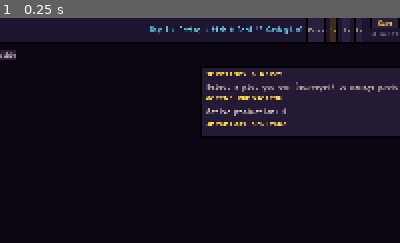
Above: before the commit, frame 1.
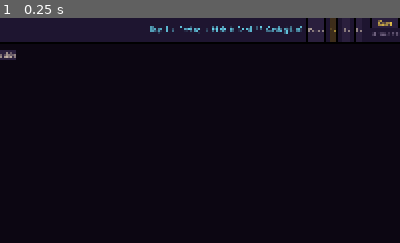
Above: after the commit, the same moment.

Repository: at6132/econ
Game: Godot game, scene res://scenes/Main.tscn
Two runs of this game, one before a commit and one after it. Both use one fixed random seed, a clock stepped at 60 frames per second and the inputs below. This scene is started directly instead of the project's main scene.
Inputs:
- Up to frame 1 (0.25 s): no input
The pictures show only the part of the screen within x 50-100%, y 0-50%; the shares and areas given below are measured in that part.

The runs differ from the first frame. In frame 1, 15% of the frame differs, in the area x 50-100%, y 22-53%.

Commit message:
refactor(godot): territory as right-edge overlay, drop fixed sidebar
Remove TerritorySidebar from Main layout. Open TerritoryPanel from nav with slide-in animation, plot locate, and full-width map footnote.

Co-authored-by: Cursor <cursoragent@cursor.com>

Diff:
--- a/realm_client/scenes/Main.gd
+++ b/realm_client/scenes/Main.gd
@@ -14,6 +14,7 @@
 const EconomicsPanelScene := preload("res://scenes/panels/EconomicsPanel.tscn")
 const TendersPanelScene := preload("res://scenes/panels/TendersPanel.tscn")
 const ProfilePanelScene := preload("res://scenes/panels/ProfilePanel.tscn")
+const TerritoryPanelScene := preload("res://scenes/panels/TerritoryPanel.tscn")
 
 const OVERLAY_LAYER := 32
 
@@ -22,7 +23,6 @@
 @onready var sub_viewport: SubViewport = $UILayer/UIRoot/MapViewport/SubViewport
 @onready var world_map: Node2D = $UILayer/UIRoot/MapViewport/SubViewport/WorldMap
 @onready var shell: CanvasLayer = $CommandShell
-@onready var sidebar: PanelContainer = $UILayer/UIRoot/TerritorySidebar
 var _overlay_bar: HBoxContainer
 
 var _active_overlay: Node = null
@@ -155,16 +155,7 @@
 	var top_h: float = 96.0
 	if shell.has_method("shell_top_height"):
 		top_h = float(shell.call("shell_top_height"))
-	var side_w: float = 400.0
-	if shell.has_method("sidebar_width"):
-		side_w = float(shell.call("sidebar_width"))
-	sidebar.set_anchors_preset(Control.PRESET_TOP_RIGHT)
-	sidebar.offset_left = -side_w
-	sidebar.offset_top = top_h
-	sidebar.offset_right = 0.0
-	sidebar.offset_bottom = 0.0
-	sidebar.z_index = 10
-	# Map fills the playfield; sidebar and slide-in panels draw on top (no hard clip).
+	# Map fills the playfield; slide-in panels draw on top (no hard clip).
 	map_viewport.z_index = 0
 	map_viewport.stretch = true
 	map_viewport.clip_children = CanvasItem.CLIP_CHILDREN_DISABLED
@@ -265,6 +256,7 @@
 			_open_bazaar()
 		return
 	if panel_name == "territory":
+		_toggle_overlay(TerritoryPanelScene)
 		return
 	if panel_name == "chronicle":
 		_toggle_overlay(ChroniclePanelScene)
@@ -400,8 +392,32 @@
 	_active_overlay = node
 	if node is CanvasLayer:
 		(node as CanvasLayer).layer = OVERLAY_LAYER
+	_wire_territory_panel_signals(node)
 	add_child(node)
 	node.tree_exited.connect(_on_overlay_tree_exited.bind(node), CONNECT_ONE_SHOT)
+
+
+func _wire_territory_panel_signals(node: Node) -> void:
+	if node.has_signal("plot_selected") and not node.is_connected("plot_selected", _on_territory_plot_selected):
+		node.plot_selected.connect(_on_territory_plot_selected)
+	if node.has_signal("plot_locate_requested") and not node.is_connected(
+		"plot_locate_requested", _on_territory_plot_locate
+	):
+		node.plot_locate_requested.connect(_on_territory_plot_locate)
+
+
+func _on_territory_plot_selected(plot_id: String, _plot_data: Dictionary) -> void:
+	_open_plot_detail(plot_id)
+
+
+func _on_territory_plot_locate(plot_id: String) -> void:
+	_close_active_overlay()
+	focus_plot_on_map(plot_id)
+
+
+func focus_plot_on_map(plot_id: String) -> void:
+	if world_map.has_method("focus_plot"):
+		world_map.call("focus_plot", plot_id)
 
 
 func _on_overlay_tree_exited(node: Node) -> void:
--- a/realm_client/scenes/Main.tscn
+++ b/realm_client/scenes/Main.tscn
@@ -1,10 +1,8 @@
-[gd_scene load_steps=6 format=3 uid="uid://realm_main"]
+[gd_scene load_steps=5 format=3 uid="uid://realm_main"]
 
 [ext_resource type="Script" path="res://scenes/Main.gd" id="1_main"]
 [ext_resource type="Script" path="res://scenes/WorldMap.gd" id="2_wm"]
 [ext_resource type="PackedScene" path="res://scenes/shell/CommandShell.tscn" id="3_shell"]
-[ext_resource type="PackedScene" path="res://scenes/shell/TerritorySidebar.tscn" id="4_sidebar"]
-
 [node name="Main" type="Node2D"]
 script = ExtResource("1_main")
 
@@ -46,10 +44,6 @@
 
 [node name="MarkersLayer" type="Node2D" parent="UILayer/UIRoot/MapViewport/SubViewport/WorldMap"]
 
-[node name="TerritorySidebar" parent="UILayer/UIRoot" instance=ExtResource("4_sidebar")]
-layout_mode = 0
-mouse_filter = 0
-
 [node name="CommandShell" parent="." instance=ExtResource("3_shell")]
 
 [node name="PanelRoot" type="CanvasLayer" parent="."]
--- a/realm_client/scenes/panels/TerritoryPanel.gd
+++ b/realm_client/scenes/panels/TerritoryPanel.gd
@@ -1,10 +1,11 @@
 extends CanvasLayer
-## Owned plots list — opens from HUD Territory; slides in from the left.
+## Owned plots list — opens from HUD Territory; slides in from the right (same as other overlays).
 
 signal plot_selected(plot_id: String, plot_data: Dictionary)
-
-const PANEL_WIDTH := 380.0
-const HUD_BAR_TOP := 56.0
+signal plot_locate_requested(plot_id: String)
+
+const PANEL_WIDTH := 400.0
+const HUD_TOP := 96.0
 
 @onready var panel: Panel = %Panel
 @onready var close_btn: Button = %CloseBtn
@@ -23,9 +24,7 @@
 
 func _ready() -> void:
 	_apply_theme()
-	var vp := get_viewport().get_visible_rect().size
-	panel.position = Vector2(-PANEL_WIDTH, HUD_BAR_TOP)
-	panel.size = Vector2(PANEL_WIDTH, vp.y - HUD_BAR_TOP)
+	_layout_panel()
 	close_btn.pressed.connect(close)
 	all_btn.pressed.connect(func() -> void: _set_filter("all"))
 	producing_btn.pressed.connect(func() -> void: _set_filter("producing"))
@@ -40,7 +39,7 @@
 	WorldState.player_updated.connect(_refresh_list)
 	get_viewport().size_changed.connect(_on_viewport_resized)
 	call_deferred("_sync_plot_list_width")
-	_slide_in()
+	SlidePanelAnim.slide_in(self, panel, _width_pct(), true)
 	# Initial fetch: cheap player payload; legacy /world keeps the map +
 	# market caches warm for other tabs that haven't been migrated yet.
 	API.get_world_player(func(p): WorldState.apply_player(p), WorldState.party_id)
@@ -71,9 +70,23 @@
 	btn.add_theme_color_override("font_color", Color(0.9, 0.88, 0.82))
 
 
+func _width_pct() -> float:
+	var vp_w := get_viewport().get_visible_rect().size.x
+	if vp_w <= 1.0:
+		return 0.22
+	return clampf(PANEL_WIDTH / vp_w, 0.15, 0.4)
+
+
+func _layout_panel() -> void:
+	SlidePanelAnim.layout_panel(panel, _width_pct(), HUD_TOP)
+
+
 func _on_viewport_resized() -> void:
+	_layout_panel()
 	var vp := get_viewport().get_visible_rect().size
-	panel.size = Vector2(PANEL_WIDTH, vp.y - HUD_BAR_TOP)
+	var w := SlidePanelAnim.panel_width(panel, _width_pct())
+	if panel.position.x < vp.x - w + 1.0:
+		panel.position.x = vp.x - w
 	_sync_plot_list_width()
 
 
@@ -83,16 +96,10 @@
 		plot_list.custom_minimum_size.x = w
 
 
-func _slide_in() -> void:
-	var tw := create_tween().set_trans(Tween.TRANS_CUBIC).set_ease(Tween.EASE_OUT)
-	tw.tween_property(panel, "position:x", 0.0, 0.25)
-
-
 func close() -> void:
-	var tw := create_tween().set_trans(Tween.TRANS_CUBIC).set_ease(Tween.EASE_IN)
-	tw.tween_property(panel, "position:x", -PANEL_WIDTH, 0.2)
-	await tw.finished
-	queue_free()
+	if not is_inside_tree():
+		return
+	SlidePanelAnim.slide_out(self, panel, _width_pct(), queue_free, true)
 
 
 func _set_filter(f: String) -> void:
@@ -170,48 +177,190 @@
 func _make_plot_row(ui: Dictionary) -> PanelContainer:
 	var pid := str(ui.get("id", ""))
 	var pc := PanelContainer.new()
-	var sb := StyleBoxFlat.new()
-	sb.bg_color = Color(0.1, 0.1, 0.12)
-	sb.set_content_margin_all(8)
-	sb.set_border_width_all(1)
-	sb.border_color = Color(0.85, 0.72, 0.2, 0.2)
-	pc.add_theme_stylebox_override("panel", sb)
-	var hbox := HBoxContainer.new()
-	hbox.size_flags_horizontal = Control.SIZE_EXPAND_FILL
-	pc.add_child(hbox)
-
-	var info := VBoxContainer.new()
-	info.size_flags_horizontal = Control.SIZE_EXPAND_FILL
-	info.size_flags_stretch_ratio = 1.0
-	var row1 := Label.new()
+	pc.size_flags_horizontal = Control.SIZE_EXPAND_FILL
+	pc.add_theme_stylebox_override("panel", _plot_card_stylebox())
+
+	var root := VBoxContainer.new()
+	root.size_flags_horizontal = Control.SIZE_EXPAND_FILL
+	root.add_theme_constant_override("separation", 6)
+	pc.add_child(root)
+
+	var header := HBoxContainer.new()
+	header.size_flags_horizontal = Control.SIZE_EXPAND_FILL
+	var title := Label.new()
+	title.text = "Plot %s" % pid
+	title.size_flags_horizontal = Control.SIZE_EXPAND_FILL
+	title.add_theme_font_size_override("font_size", 13)
+	title.add_theme_color_override("font_color", RealmColors.TEXT)
+	header.add_child(title)
+	var cell_n := _plot_cell_count(pid, ui)
+	var size_badge := Label.new()
+	size_badge.text = "%d cell%s" % [cell_n, "" if cell_n == 1 else "s"]
+	size_badge.add_theme_font_size_override("font_size", 10)
+	size_badge.add_theme_color_override("font_color", RealmColors.MAGIC)
+	header.add_child(size_badge)
+	root.add_child(header)
+
 	var terrain: String = str(ui.get("terrain", "?"))
-	var n: int = int(ui.get("buildings", []).size())
-	row1.text = "Plot %s · %s · %d building%s" % [pid, terrain.capitalize(), n, "s" if n != 1 else ""]
-	row1.autowrap_mode = TextServer.AUTOWRAP_WORD_SMART
-	row1.clip_text = true
-	row1.text_overrun_behavior = TextServer.OVERRUN_TRIM_ELLIPSIS
-	row1.size_flags_horizontal = Control.SIZE_EXPAND_FILL
-	row1.add_theme_color_override("font_color", Color(0.9, 0.88, 0.82))
-	info.add_child(row1)
-	var buildings: Array = ui.get("buildings", [])
-	if not buildings.is_empty():
-		var me := _min_efficiency(ui)
-		var eff_lbl := Label.new()
-		eff_lbl.text = "Min efficiency: %d%%" % me
-		eff_lbl.modulate = _eff_color(me)
-		eff_lbl.add_theme_font_size_override("font_size", 11)
-		info.add_child(eff_lbl)
-
-	hbox.add_child(info)
-
+	var tags: PackedStringArray = PackedStringArray([terrain.replace("_", " ").capitalize()])
+	if bool(ui.get("surveyed", false)):
+		tags.append("Surveyed")
+	if bool(ui.get("deep_surveyed", false)):
+		tags.append("Deep survey")
+	if ui.get("powered", true) == false:
+		tags.append("Off-grid")
+	var tag_lbl := Label.new()
+	tag_lbl.text = " · ".join(tags)
+	tag_lbl.add_theme_font_size_override("font_size", 11)
+	tag_lbl.add_theme_color_override("font_color", RealmColors.DIM)
+	tag_lbl.autowrap_mode = TextServer.AUTOWRAP_WORD_SMART
+	root.add_child(tag_lbl)
+
+	var loc_lbl := Label.new()
+	loc_lbl.text = "Location: %s" % _plot_location_summary(pid, ui)
+	loc_lbl.add_theme_font_size_override("font_size", 11)
+	loc_lbl.add_theme_color_override("font_color", RealmColors.DIM)
+	root.add_child(loc_lbl)
+
+	var fair_lbl := Label.new()
+	fair_lbl.text = "Fair value: …"
+	fair_lbl.add_theme_font_size_override("font_size", 12)
+	fair_lbl.add_theme_color_override("font_color", RealmColors.ACCENT)
+	root.add_child(fair_lbl)
+	_fetch_plot_fair_value(pid, fair_lbl)
+
+	var status := _plot_status_line(ui)
+	if not status.is_empty():
+		var status_lbl := Label.new()
+		status_lbl.text = status
+		status_lbl.add_theme_font_size_override("font_size", 11)
+		status_lbl.add_theme_color_override("font_color", RealmColors.MUTED)
+		status_lbl.autowrap_mode = TextServer.AUTOWRAP_WORD_SMART
+		root.add_child(status_lbl)
+
+	var btn_row := HBoxContainer.new()
+	btn_row.add_theme_constant_override("separation", 8)
+	btn_row.size_flags_horizontal = Control.SIZE_EXPAND_FILL
+	var locate_btn := Button.new()
+	locate_btn.text = "Show on map"
+	locate_btn.size_flags_horizontal = Control.SIZE_EXPAND_FILL
+	_style_btn(locate_btn)
+	locate_btn.pressed.connect(func() -> void: plot_locate_requested.emit(pid))
+	btn_row.add_child(locate_btn)
 	var open_btn := Button.new()
 	open_btn.text = "Open →"
-	open_btn.size_flags_horizontal = Control.SIZE_SHRINK_END
-	open_btn.custom_minimum_size.x = 64.0
+	open_btn.size_flags_horizontal = Control.SIZE_EXPAND_FILL
 	_style_btn(open_btn)
 	open_btn.pressed.connect(func() -> void: plot_selected.emit(pid, ui))
-	hbox.add_child(open_btn)
+	btn_row.add_child(open_btn)
+	root.add_child(btn_row)
 	return pc
+
+
+func _plot_card_stylebox() -> StyleBoxFlat:
+	var sb := StyleBoxFlat.new()
+	sb.bg_color = RealmColors.PANEL_DEEP
+	sb.set_content_margin_all(10)
+	sb.set_border_width_all(2)
+	sb.border_color = RealmColors.BORDER
+	sb.corner_radius_top_left = 4
+	sb.corner_radius_top_right = 4
+	sb.corner_radius_bottom_left = 4
+	sb.corner_radius_bottom_right = 4
+	sb.shadow_color = Color(0, 0, 0, 0.35)
+	sb.shadow_size = 2
+	sb.shadow_offset = Vector2(2, 2)
+	return sb
+
+
+func _plot_cell_count(plot_id: String, ui: Dictionary) -> int:
+	var p: Dictionary = WorldState.plots.get(plot_id, ui)
+	var cells_v: Variant = p.get("world_cells", [])
+	if cells_v is Array and not (cells_v as Array).is_empty():
+		return (cells_v as Array).size()
+	var n := 0
+	if not WorldState.world_cell_to_plot.is_empty():
+		for key in WorldState.world_cell_to_plot.keys():
+			if str(WorldState.world_cell_to_plot[key]) == plot_id:
+				n += 1
+	return maxi(n, 1)
+
+
+func _plot_location_summary(plot_id: String, ui: Dictionary) -> String:
+	var p: Dictionary = WorldState.plots.get(plot_id, ui)
+	var min_x := 1_000_000
+	var min_y := 1_000_000
+	var max_x := -1
+	var max_y := -1
+	var n := 0
+	var cells_v: Variant = p.get("world_cells", [])
+	if cells_v is Array and not (cells_v as Array).is_empty():
+		for c in cells_v as Array:
+			if not (c is Dictionary):
+				continue
+			var gx := WorldState.variant_to_int((c as Dictionary).get("x", 0), 0)
+			var gy := WorldState.variant_to_int((c as Dictionary).get("y", 0), 0)
+			min_x = mini(min_x, gx)
+			min_y = mini(min_y, gy)
+			max_x = maxi(max_x, gx)
+			max_y = maxi(max_y, gy)
+			n += 1
+	if n == 0 and not WorldState.world_cell_to_plot.is_empty():
+		for key in WorldState.world_cell_to_plot.keys():
+			if str(WorldState.world_cell_to_plot[key]) != plot_id:
+				continue
+			var parts: PackedStringArray = str(key).split(",")
+			if parts.size() != 2:
+				continue
+			var gx := int(parts[0])
+			var gy := int(parts[1])
+			min_x = mini(min_x, gx)
+			min_y = mini(min_y, gy)
+			max_x = maxi(max_x, gx)
+			max_y = maxi(max_y, gy)
+			n += 1
+	if n == 0:
+		return "Grid (%d, %d)" % [
+			WorldState.variant_to_int(p.get("x", 0), 0),
+			WorldState.variant_to_int(p.get("y", 0), 0),
+		]
+	if min_x == max_x and min_y == max_y:
+		return "(%d, %d)" % [min_x, min_y]
+	return "(%d, %d) – (%d, %d)" % [min_x, min_y, max_x, max_y]
+
+
+func _plot_status_line(ui: Dictionary) -> String:
+	var parts: PackedStringArray = PackedStringArray()
+	var n_bld: int = int(ui.get("buildings", []).size())
+	parts.append("%d building%s" % [n_bld, "" if n_bld == 1 else "s"])
+	var pid := str(ui.get("id", ""))
+	if _plot_has_running_production(pid):
+		parts.append("Producing")
+	else:
+		parts.append("Idle")
+	var me := _min_efficiency(ui)
+	if n_bld > 0:
+		parts.append("Eff %d%%" % me)
+	var dens := float(WorldState.population_density_map.get(pid, 0.0))
+	if dens > 0.01:
+		parts.append("Pop %.0f%%" % (dens * 100.0))
+	return " · ".join(parts)
+
+
+func _fetch_plot_fair_value(plot_id: String, fair_lbl: Label) -> void:
+	API.get_plot_value(
+		plot_id,
+		func(data: Dictionary) -> void:
+			if not is_instance_valid(fair_lbl):
+				return
+			if WorldState.is_api_error_payload(data):
+				fair_lbl.text = "Fair value: —"
+				fair_lbl.add_theme_color_override("font_color", RealmColors.MUTED)
+				return
+			fair_lbl.text = "Fair value: %s" % WorldState.format_money(
+				int(data.get("fair_value_cents", 0))
+			),
+	)
 
 
 func _eff_color(eff: int) -> Color:
--- a/realm_client/scenes/shell/CommandShell.tscn
+++ b/realm_client/scenes/shell/CommandShell.tscn
@@ -83,7 +83,7 @@
 anchor_bottom = 1.0
 offset_left = 12.0
 offset_top = -28.0
-offset_right = -420.0
+offset_right = -12.0
 offset_bottom = -8.0
 grow_horizontal = 2
 grow_vertical = 0
